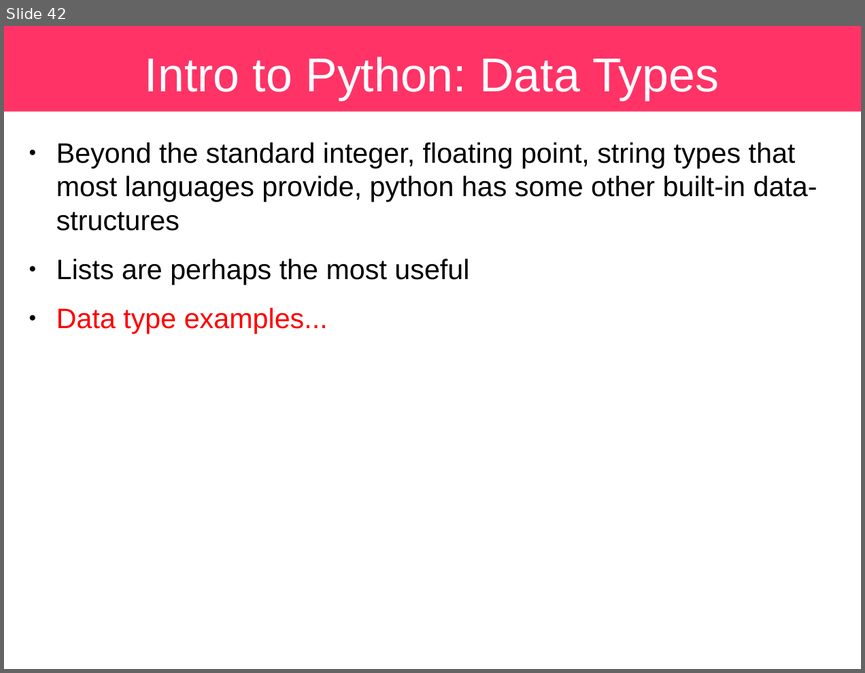
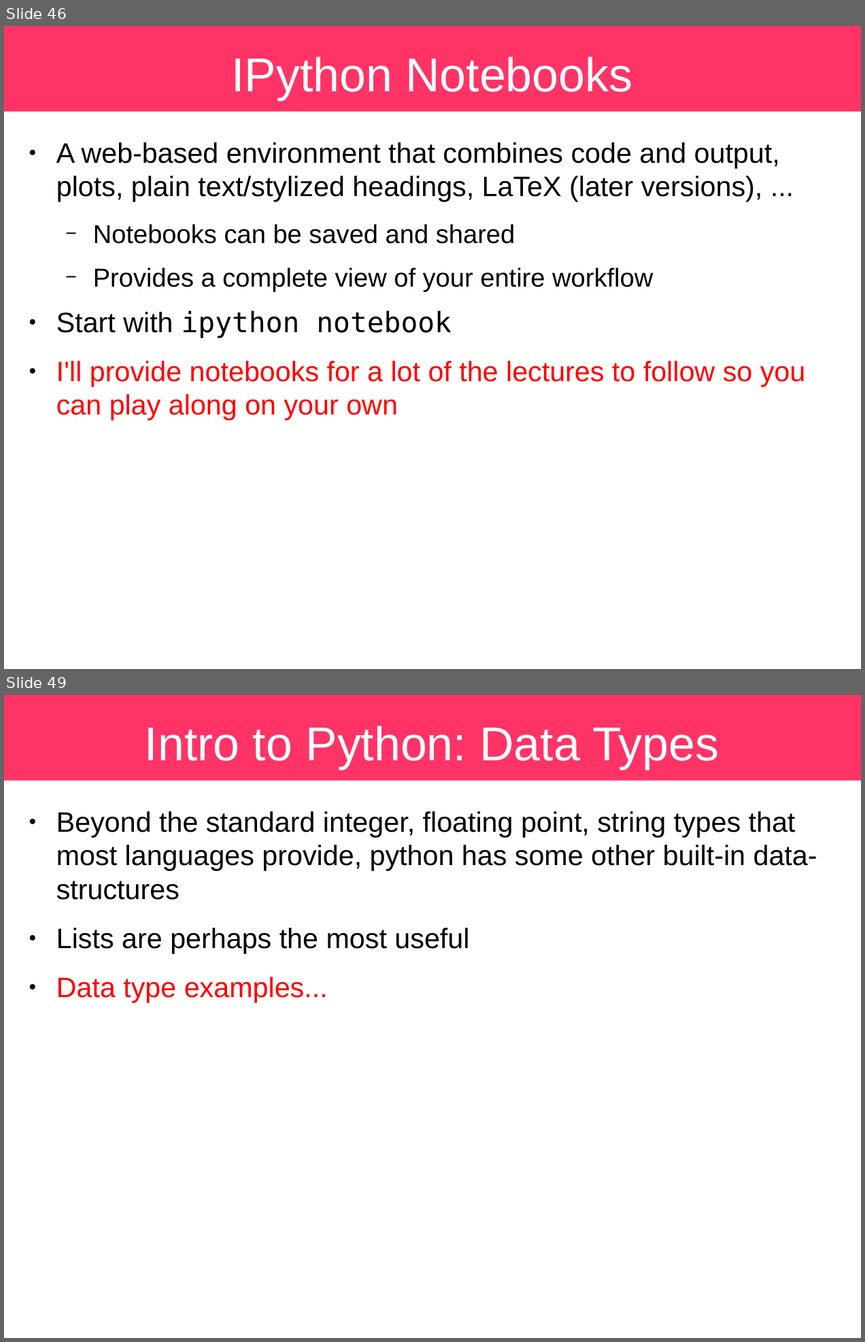
Before and after one commit to sbu-python-class/python-science, a slide deck: lectures/01-python/python.odp. Shown one above the other, each under a label of ours: slide 42 before the commit, slides 46 and 49 after it; the slides between them are not shown. The pictures are 865x673 and 865x1342 pixels, drawn with LibreOffice and Linux fonts; fonts in the diff are those of the drawing. Boxes give left, top, right and bottom in pixels: in the first picture for what was removed or moved away, otherwise in the second. Text is boxed around its words. In the diff, an @@ line names an element or a change of style, - is before the commit and + after.

```diff
--- a/lectures/01-python/python.odp
+++ b/lectures/01-python/python.odp
@@ slide 46 added at [4,26,861,669], background #FFFFFF; not listed: 1 template element that a slide beside it also shows @@
@@ title added at [232,57,632,100], 44 pt, text #FFFFFF @@
+IPython Notebooks
@@ text added at [56,142,806,420], 26 pt, text #000000 @@
+● A web-based environment that combines code and output, plots, plain text/stylized headings, LaTeX (later versions), ...
+  − Notebooks can be saved and shared
+  − Provides a complete view of your entire workflow
+● Start with ipython notebook
+● I'll provide notebooks for a lot of the lectures to follow so you can play along on your own
@@ what was slide 42 is now slide 49 @@
```
Also in this commit, not shown: 9 slides changed, 8 other slides added, 2 slides removed.
